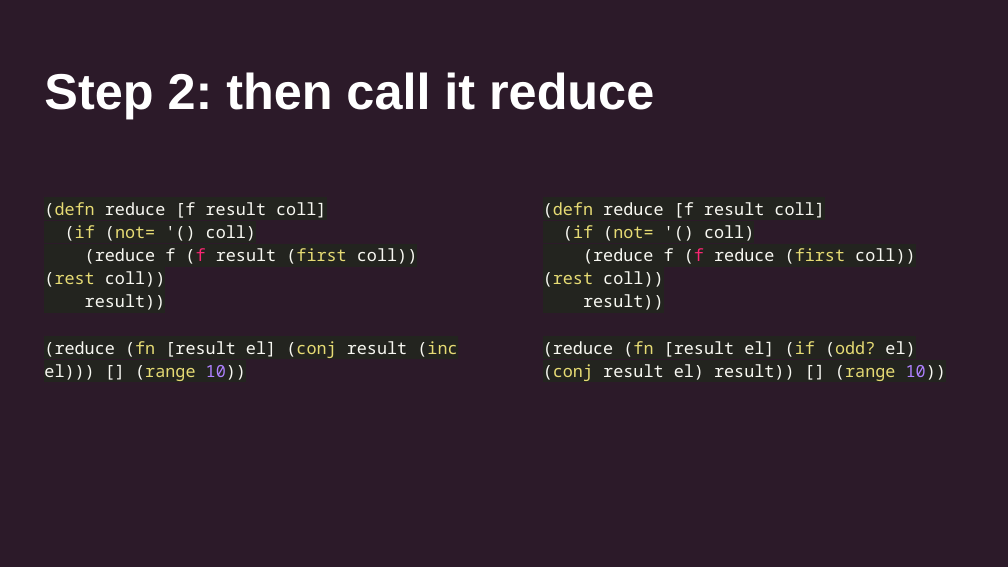
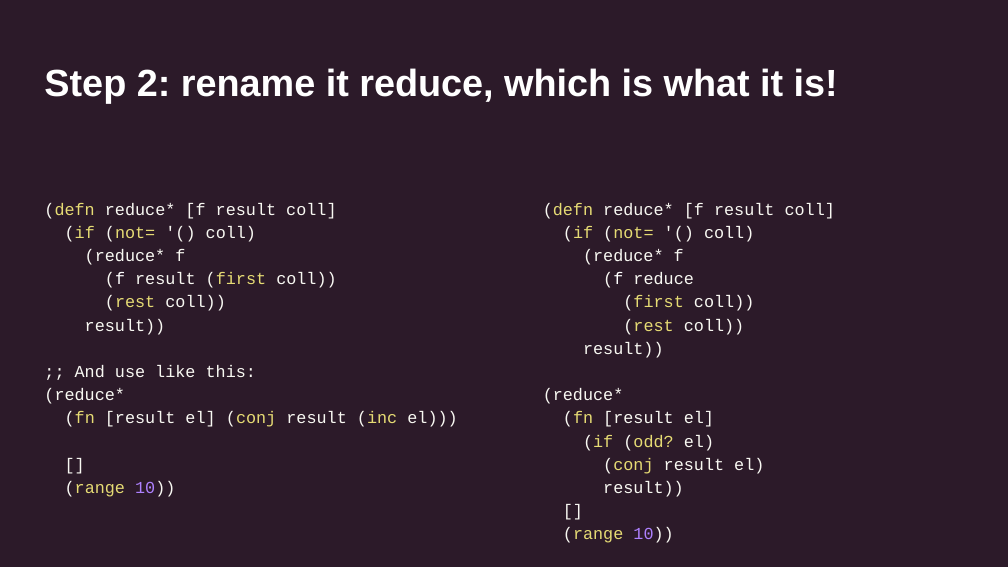
Before and after one commit to uswitch/transducers-workshop, a slide deck: slide 4 of slides/02-xducers-internals.pptx. Drawn at 1008x567 pixels with LibreOffice and Linux fonts; fonts in the diff are those of the drawing. Boxes give left, top, right and bottom in pixels: in the first picture for what was removed or moved away, otherwise in the second. Text is boxed around its words. In the diff, an @@ line names an element or a change of style, - is before the commit and + after.

```diff
--- a/slides/02-xducers-internals.pptx
+++ b/slides/02-xducers-internals.pptx
@@ title at (44,68,838,104): text changed; size 36 to 27 pt @@
-Step 2: then call it reduce
+Step 2: rename it reduce, which is what it is!
@@ text at (44,203,457,497): text changed; font Noto Sans Mono to Courier New @@
-(defn reduce [f result coll]
-(if (not= '() coll)
-(reduce f (f result (first coll)) (rest coll))
-result))
-(reduce (fn [result el] (conj result (inc el))) [] (range 10))
+(defn reduce* [f result coll]
+(if (not= '() coll)
+(reduce* f
+(f result (first coll))
+(rest coll))
+result))
+;; And use like this:
+(reduce*
+    (fn [result el] (conj result (inc el)))
+    []
+    (range 10))
@@ text at (543,203,835,543): text changed; font Noto Sans Mono to Courier New @@
-(defn reduce [f result coll]
-(if (not= '() coll)
-(reduce f (f reduce (first coll)) (rest coll))
-result))
-(reduce (fn [result el] (if (odd? el) (conj result el) result)) [] (range 10))
+(defn reduce* [f result coll]
+(if (not= '() coll)
+(reduce* f
+(f reduce
+(first coll))
+(rest coll))
+result))
+(reduce*
+(fn [result el]
+(if (odd? el)
+(conj result el)
+result))
+[]
+(range 10))
```
Also in this commit, not shown: 12 other slides changed, 8 other files.
